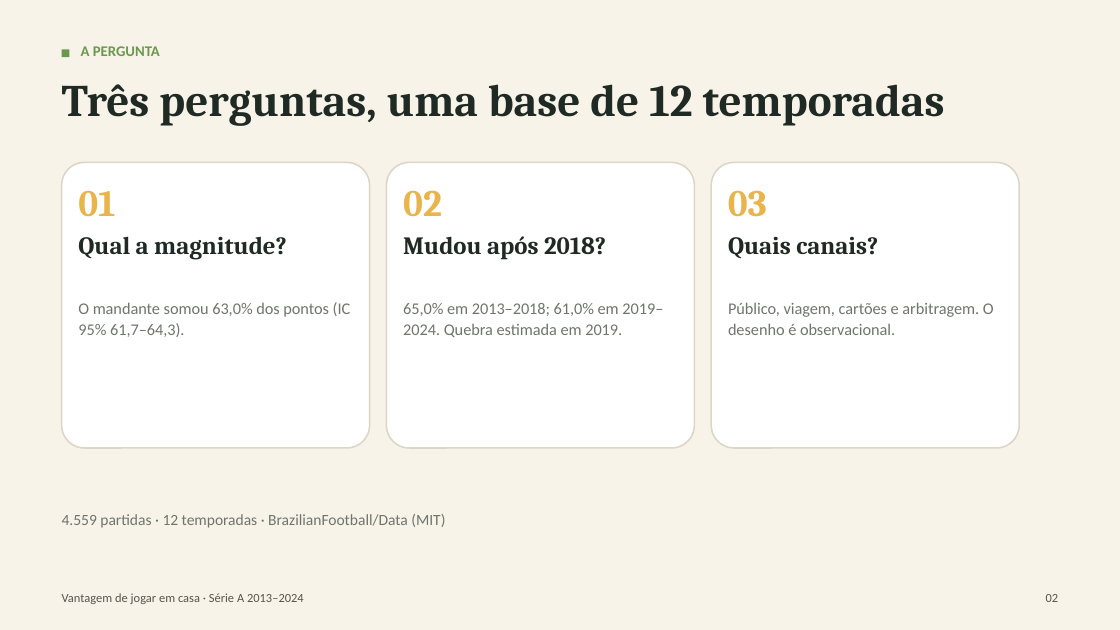
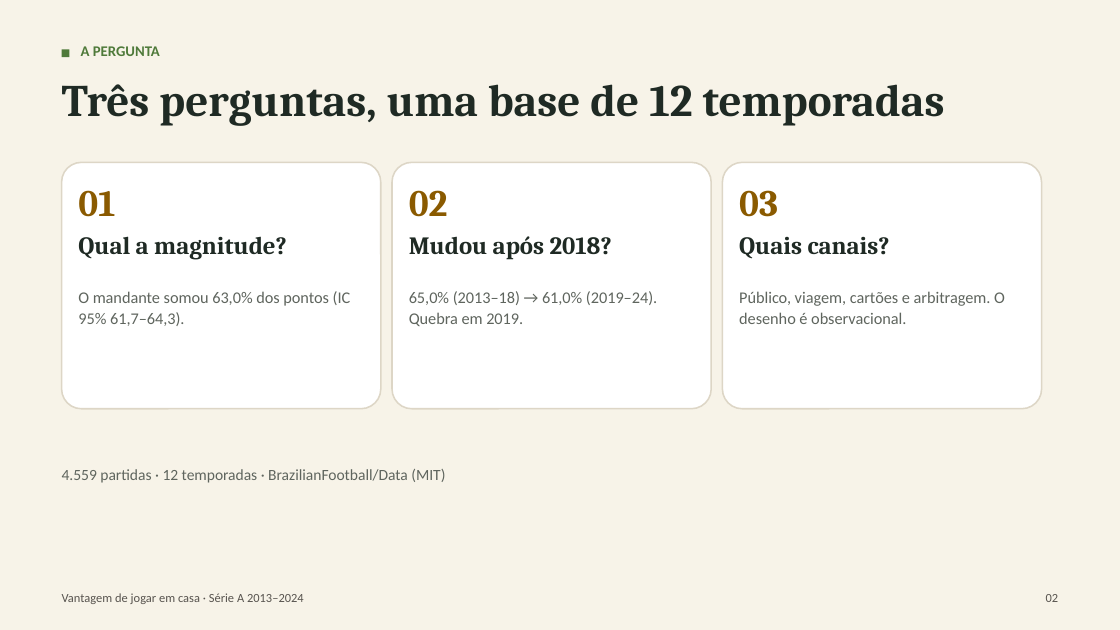
Before and after one commit to EmiyaKiritsugu3/TCC, a slide deck: slide 2 of apresentacao/apresentacao_artigo_2013_2024.pptx. Drawn at 1120x630 pixels with LibreOffice and Linux fonts; fonts in the diff are those of the drawing. Boxes give left, top, right and bottom in pixels: in the first picture for what was removed or moved away, otherwise in the second. Text is boxed around its words. In the diff, an @@ line names an element or a change of style, - is before the commit and + after.

```diff
--- a/apresentacao/apresentacao_artigo_2013_2024.pptx
+++ b/apresentacao/apresentacao_artigo_2013_2024.pptx
@@ rectangle at (x1=62, y1=49, x2=69, y2=57): fill #6A994E to #4F7A3A @@
@@ text "A PERGUNTA" at (x1=81, y1=46, x2=160, y2=56): text colour #6A994E to #4F7A3A @@
@@ rounded rectangle resized from (x1=62, y1=162, x2=370, y2=448) to (x1=62, y1=162, x2=381, y2=409) @@
@@ rounded rectangle resized from (x1=386, y1=162, x2=694, y2=448) to (x1=392, y1=162, x2=711, y2=409) @@
@@ rounded rectangle resized from (x1=711, y1=162, x2=1019, y2=448) to (x1=722, y1=162, x2=1042, y2=409) @@
@@ text colour #E9B44C to #8A5A00 in 3 elements at (x1=78, y1=190, x2=115, y2=217), (x1=409, y1=190, x2=448, y2=217), (x1=739, y1=190, x2=778, y2=217) @@
@@ text "03" moved from (x1=728, y1=190, x2=767, y2=217) to (x1=739, y1=190, x2=778, y2=217) @@
@@ text "Mudou após 2018?" moved from (x1=403, y1=236, x2=606, y2=259) to (x1=409, y1=236, x2=612, y2=259) @@
@@ text "Quais canais?" moved from (x1=728, y1=237, x2=878, y2=259) to (x1=739, y1=237, x2=890, y2=259) @@
@@ text "O mandante somou 63,0% dos ..." moved from (x1=78, y1=302, x2=351, y2=337) to (x1=78, y1=291, x2=351, y2=326) @@
@@ text at (x1=409, y1=291, x2=657, y2=326): text changed; text colour #6F756E to #5F655E @@
-65,0% em 2013–2018; 61,0% em 2019–2024. Quebra estimada em 2019.
+65,0% (2013–18) → 61,0% (2019–24). Quebra em 2019.
@@ text "Público, viagem, cartões e arbitragem. ..." moved from (x1=728, y1=302, x2=994, y2=335) to (x1=739, y1=291, x2=1005, y2=324) @@
@@ text colour #6F756E to #5F655E in 3 elements at (x1=78, y1=291, x2=351, y2=326), (x1=739, y1=291, x2=1005, y2=324), (x1=62, y1=469, x2=445, y2=483) @@
@@ text "4.559 partidas · 12 temporadas ..." moved from (x1=62, y1=514, x2=445, y2=528) to (x1=62, y1=469, x2=445, y2=483) @@
```
Also in this commit, not shown: 9 other slides changed, 6 other files.
